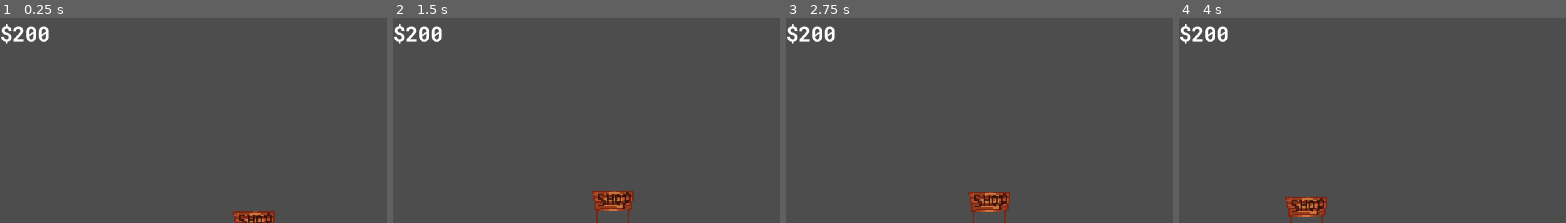
Above: before the commit, frames 1-4 (left to right).
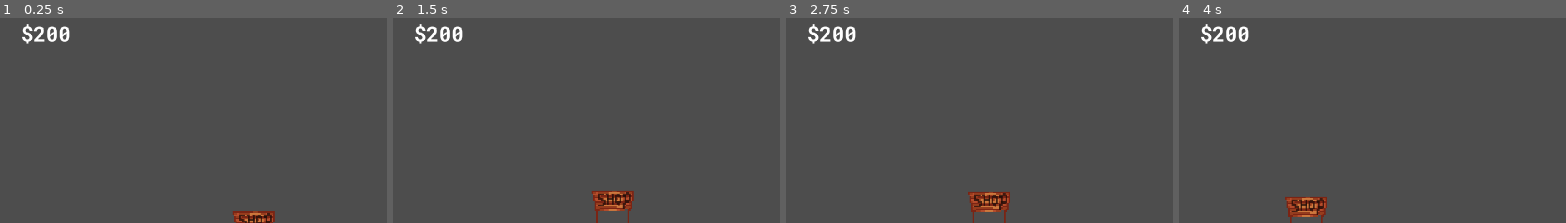
Above: after the commit, the same moments.

Repository: pranavdasan/GDC-Game-Jam-2026
Game: Godot game, scene res://levels/main.tscn
Two runs of this game, one before a commit and one after it. Both use one fixed random seed, a clock stepped at 60 frames per second and the inputs below.
Inputs:
- Up to frame 1 (0.25 s): no input
- Up to frame 2 (1.5 s): hold D (move_right) 0.53-1.28 s; hold A (move_left) from 1.28 s (still down)
- Up to frame 3 (2.75 s): release A (move_left) at 2.03 s; hold D (move_right) from 2.03 s (still down)
- Up to frame 4 (4 s): release D (move_right) at 3.53 s; hold A (move_left) from 3.53 s (still down)
The pictures show only the part of the screen within x 0-50%, y 0-50%; the shares and areas given below are measured in that part.

The runs differ from the first frame. In frame 1, 1.0% of the frame differs, in the area x 0-19%, y 2-13%; in frame 2, 1.0%; in frame 3, 1.0%; in frame 4, 1.0%.

Commit message:
Adds new ability button in hud when ability is bought

Diff:
--- /dev/null
+++ b/scenes/ability_hud_button.tscn
@@ -0,0 +1,49 @@
+[gd_scene format=3 uid="uid://btq74hoijbst6"]
+
+[ext_resource type="Texture2D" uid="uid://cgoehgjdg8xf6" path="res://assets/images/shop/abilities.png" id="1_8a0om"]
+[ext_resource type="FontFile" uid="uid://d3jf0md4t4o00" path="res://assets/fonts/RobotoMono-Regular.ttf" id="1_gv7fa"]
+[ext_resource type="StyleBox" uid="uid://drggxp8lmplme" path="res://themes/styles/button/hover.tres" id="2_u1bi0"]
+[ext_resource type="StyleBox" uid="uid://e5ppky0xtkmk" path="res://themes/styles/button/primary.tres" id="3_mt8xu"]
+[ext_resource type="StyleBox" uid="uid://5ctmtdnqerp3" path="res://themes/styles/button/pressed.tres" id="4_d1liv"]
+[ext_resource type="StyleBox" uid="uid://ihdyorkr8os8" path="res://themes/styles/panel_container/style_box_flat.tres" id="5_ry017"]
+[ext_resource type="StyleBox" uid="uid://j8321cdgqekm" path="res://themes/styles/progress_bar/background.tres" id="6_kului"]
+[ext_resource type="StyleBox" uid="uid://bssebwf2xowcb" path="res://themes/styles/progress_bar/fill.tres" id="7_tje8m"]
+[ext_resource type="FontFile" uid="uid://nroxnlbsru6q" path="res://assets/fonts/RobotoMono-Bold.ttf" id="8_ap8r6"]
+[ext_resource type="StyleBox" uid="uid://bxpuwcys0x06j" path="res://themes/styles/snow_meter/style_box_flat.tres" id="9_ho6nn"]
+
+[sub_resource type="Theme" id="Theme_n06p8"]
+Button/colors/font_color = Color(0.09320194, 0.0955437, 0.10491073, 1)
+Button/font_sizes/font_size = 20
+Button/fonts/font = ExtResource("1_gv7fa")
+Button/styles/hover = ExtResource("2_u1bi0")
+Button/styles/normal = ExtResource("3_mt8xu")
+Button/styles/pressed = ExtResource("4_d1liv")
+HBoxContainer/constants/separation = 20
+PanelContainer/styles/panel = ExtResource("5_ry017")
+ProgressBar/styles/background = ExtResource("6_kului")
+ProgressBar/styles/fill = ExtResource("7_tje8m")
+VBoxContainer/constants/separation = 20
+description_label/base_type = &"RichTextLabel"
+description_label/font_sizes/bold_font_size = 25
+description_label/font_sizes/normal_font_size = 25
+description_label/fonts/bold_font = ExtResource("8_ap8r6")
+description_label/fonts/normal_font = ExtResource("1_gv7fa")
+snow_meter/base_type = &"PanelContainer"
+snow_meter/styles/panel = ExtResource("9_ho6nn")
+title_label/base_type = &"Label"
+title_label/font_sizes/font_size = 100
+title_label/fonts/font = ExtResource("8_ap8r6")
+
+[sub_resource type="AtlasTexture" id="AtlasTexture_1dy07"]
+atlas = ExtResource("1_8a0om")
+region = Rect2(0, 0, 32, 32)
+
+[node name="ability_hud_button" type="Button" unique_id=771338579]
+custom_minimum_size = Vector2(128, 128)
+offset_right = 30.0
+offset_bottom = 20.0
+theme = SubResource("Theme_n06p8")
+action_mode = 0
+icon = SubResource("AtlasTexture_1dy07")
+icon_alignment = 1
+expand_icon = true
--- /dev/null
+++ b/scenes/ability_shop_button.tscn
@@ -0,0 +1,8 @@
+[gd_scene format=3 uid="uid://dlh87fjrkr0da"]
+
+[node name="ability_shop_button" type="Button" unique_id=1152161285]
+offset_right = 8.0
+offset_bottom = 54.0
+action_mode = 0
+text = "ability name"
+autowrap_mode = 2
--- a/scenes/hud.tscn
+++ b/scenes/hud.tscn
@@ -4,6 +4,7 @@
 [ext_resource type="Script" uid="uid://gbtdpta05jw1" path="res://scripts/hud/snobux_counter.gd" id="3_6fi6k"]
 [ext_resource type="Theme" uid="uid://bran1si2ii5s5" path="res://themes/theme.tres" id="3_047uy"]
 [ext_resource type="FontFile" uid="uid://nroxnlbsru6q" path="res://assets/fonts/RobotoMono-Bold.ttf" id="4_5pdws"]
+[ext_resource type="Script" uid="uid://0dcakajbp7i" path="res://scripts/hud/ability_hud.gd" id="5_uo2fv"]
 
 [node name="hud" type="CanvasLayer" unique_id=2064421710]
 
@@ -22,8 +23,9 @@
 
 [node name="snobux_counter" type="RichTextLabel" parent="." unique_id=1068580616]
 custom_minimum_size = Vector2(300, 0)
+offset_left = 50.0
 offset_top = 25.0
-offset_right = 300.0
+offset_right = 350.0
 offset_bottom = 92.0
 theme_override_fonts/bold_font = ExtResource("4_5pdws")
 theme_override_font_sizes/bold_font_size = 50
@@ -40,8 +42,11 @@
 anchor_right = 0.5
 anchor_bottom = 1.0
 offset_left = -960.0
-offset_top = -100.0
+offset_top = -155.0
 offset_right = 960.0
+offset_bottom = -27.0
 grow_horizontal = 2
 grow_vertical = 0
+theme_override_constants/separation = 50
 alignment = 1
+script = ExtResource("5_uo2fv")
--- a/scripts/ability.gd
+++ b/scripts/ability.gd
@@ -5,8 +5,10 @@
 var ability_name: String
 var description: String
 var price: int
+var id : int
 
-func _init(p_ability_name: String, p_description: String, p_price: int):
+func _init(p_ability_name: String, p_description: String, p_price: int, p_id):
 	ability_name = p_ability_name
 	description = p_description
 	price = p_price
+	id = p_id
--- a/scripts/global.gd
+++ b/scripts/global.gd
@@ -4,27 +4,38 @@
 	Ability.new(
 		"Dash",
 		"Allows the user to rapidly move in a certain direction at the cost of some snow",
-		50
+		10,
+		0
 	),
 	Ability.new(
 		"Snow Jetpack",
 		"Boost upwards at a high speed at the cost of some snow",
-		100
+		20,
+		1
 	),
 	Ability.new(
 		"Snow Gun",
 		"Shoots some snow towards the mouse at the cost of some snow",
-		150
+		30,
+		2
 	)
 ]
 
-var owned_abilities : Array[Ability]
+const ability_sheet_pixel_width : int = 32
+
+signal owned_abilities_added()
 
 signal snobux_changed()
 signal snow_meter_changed()
 
+var owned_abilities : Array[Ability]
+
 var snobux : int = 200
 var snow_meter : float = 0.0
+
+func add_owned_ability(ability : Ability) -> void:
+	owned_abilities.append(ability)
+	emit_signal("owned_abilities_added")
 
 func set_snobux(value : int) -> void:
 	snobux = value
--- /dev/null
+++ b/scripts/hud/ability_hud.gd
@@ -0,0 +1,29 @@
+extends HBoxContainer
+
+const ability_hud_button = preload("res://scenes/ability_hud_button.tscn")
+const ability_sheet_pixel_width : int = Global.ability_sheet_pixel_width
+
+# array of ints
+# each one corresponding to the ability ID of a created ability button
+var created_ability_button_ids : Array[int]
+
+func _ready() -> void:
+	Global.owned_abilities_added.connect(on_owned_abilities_added)
+
+func on_owned_abilities_added():
+	# creates a new button for each unowned ability
+	for ability in Global.owned_abilities:
+		#makes sure that a button for this ability id has not already been created
+		if created_ability_button_ids.find(ability.id) == -1:
+			created_ability_button_ids.append(ability.id)
+
+			var ability_button : Button = ability_hud_button.instantiate()
+			ability_button.name = ability.ability_name
+			# apparently i have to make this a unique reference
+			ability_button.icon = ability_button.icon.duplicate()
+			ability_button.icon.region.position = Vector2(
+				int(ability.id) % 8 * ability_sheet_pixel_width,
+				floor(float(ability.id) / 8) * ability_sheet_pixel_width
+			)
+
+			add_child(ability_button)
--- a/scripts/hud/snobux_counter.gd
+++ b/scripts/hud/snobux_counter.gd
@@ -7,4 +7,4 @@
 	Global.snobux_changed.connect(on_snobux_changed)
 
 func on_snobux_changed() -> void:
-	self.text = "[b]$" + str(Global.snobux)
+	text = "[b]$" + str(Global.snobux)
--- a/scripts/hud/snow_meter.gd
+++ b/scripts/hud/snow_meter.gd
@@ -7,4 +7,4 @@
 	Global.snow_meter_changed.connect(on_snow_meter_changed)
 
 func on_snow_meter_changed() -> void:
-	self.value = Global.snow_meter
+	value = Global.snow_meter
--- a/scripts/shop_menu/shop_menu.gd
+++ b/scripts/shop_menu/shop_menu.gd
@@ -1,67 +1,82 @@
 extends CanvasLayer
 
-const spriteSheetWidth : int = 32
-
-var abilities : Array[Ability] = Global.abilities
-
-var item_buttons : Array[Button] = []
+const ability_shop_button = preload("res://scenes/ability_shop_button.tscn")
+const ability_sheet_pixel_width : int = Global.ability_sheet_pixel_width
 
 @onready var buy_button : Button = $PanelContainer/HBoxContainer/VBoxContainer/PanelContainer/VBoxContainer/buy_button
 
-#ability detail nodes
+# ability detail nodes
 @onready var name_label : RichTextLabel = $PanelContainer/HBoxContainer/VBoxContainer/PanelContainer/VBoxContainer/name_label
 @onready var description_label : RichTextLabel = $PanelContainer/HBoxContainer/VBoxContainer/PanelContainer/VBoxContainer/description_label
 @onready var price_label : RichTextLabel = $PanelContainer/HBoxContainer/VBoxContainer/PanelContainer/VBoxContainer/price_label
 @onready var item_icon : TextureRect = $PanelContainer/HBoxContainer/VBoxContainer/item_icon
 
-var selected_ability_index : int
+var shop_abilities : Array[Ability]
+var selected_id : int = -1
 
-# Called when the node enters the scene tree for the first time.
+#  Called when the node enters the scene tree for the first time.
 func _ready() -> void:
-	for i in abilities.size():
-		var button : Button = Button.new()
-		button.autowrap_mode = TextServer.AUTOWRAP_WORD
-		button.name = abilities[i].ability_name
-		button.text = abilities[i].ability_name
-
-		button.pressed.connect(button_pressed.bind(i))
-
-		item_buttons.append(button)
-
+	#  creates a button for each type of ability
+	#  later i want to change this so then it's randomly generated per shop or smth
+	for ability in Global.abilities:
+		var button = ability_shop_button.instantiate()
+		button.name = ability.ability_name
+		button.text = ability.ability_name
 		$PanelContainer/HBoxContainer/Shop.add_child(button)
 
-	#default ability is set to the button w/ index 0
-	name_label.text = "[b]Ability: [/b] " + abilities[0].ability_name
-	description_label.text = "[b]Description: [/b]" + abilities[0].description
-	price_label.text = "[b]Price:[/b] $" + str(abilities[0].price)
+		button.pressed.connect(ability_button_pressed.bind(ability.id))
 
-	selected_ability_index = 0
+		shop_abilities.append(ability)
 
-	item_icon.texture.region.position = Vector2(0,0)
+	# sets default icons and details to first item
+	name_label.text = "[b]Ability: [/b] " + shop_abilities[0].ability_name
+	description_label.text = "[b]Description: [/b]" + shop_abilities[0].description
+	price_label.text = "[b]Price:[/b] $" + str(shop_abilities[0].price)
 
-func button_pressed(button_index : int):
-	name_label.text = "[b]Ability: [/b] " + abilities[button_index].ability_name
-	description_label.text = "[b]Description: [/b]" + abilities[button_index].description
-	price_label.text = "[b]Price:[/b] $" + str(abilities[button_index].price)
+	# sets ability ID for first item
+	selected_id = shop_abilities[0].id
 
-	selected_ability_index = button_index
+	# sets image for first item
+	item_icon.texture.region.position = Vector2(
+			shop_abilities[0].id % 8 * ability_sheet_pixel_width,
+			floor(float(shop_abilities[0].id) / 8) * ability_sheet_pixel_width
+		)
+	# ^^^^^^^^^^^^^^^^^
+	# x position on grid: ability_id % 8
+	# y position on grid: floor(ability_id / 8)
+	# 8 being the grid width (of the tilemap w/ ability images)
+	# if it doesn't work blame ai i asked him how to get grid coordinates from id thing
 
-	#x position on grid: button_index % 8
-	#y position on grid: floor(button_index / 8)
-	#8 being the grid width
-	item_icon.texture.region.position = Vector2(button_index % 8 * spriteSheetWidth,floor(float(button_index) / 8) * spriteSheetWidth)
+func ability_button_pressed(ability_id : int):
+	# sets details for corresponding ability
+	name_label.text = "[b]Ability: [/b] " + Global.abilities[ability_id].ability_name
+	description_label.text = "[b]Description: [/b]" + Global.abilities[ability_id].description
+	price_label.text = "[b]Price:[/b] $" + str(Global.abilities[ability_id].price)
+
+	# sets ability ID
+	selected_id = ability_id
+
+	# sets image for corresponding ability:
+	# see above for how i got these
+	item_icon.texture.region.position = Vector2(
+			ability_id % 8 * ability_sheet_pixel_width,
+			floor(float(ability_id) / 8) * ability_sheet_pixel_width
+		)
 
 func _on_buy_button_pressed() -> void:
-	var selected_ability : Ability = abilities[selected_ability_index]
+	var selected_ability : Ability = Global.abilities[selected_id]
+
+	# if user has enough snobux and doesn't already own ability
 	if Global.snobux >= selected_ability.price and Global.owned_abilities.find(selected_ability) == -1:
 		Global.set_snobux(Global.snobux - selected_ability.price)
-		Global.owned_abilities.append(selected_ability)
+		Global.add_owned_ability(selected_ability)
 
-		#so that player knows they successfully bought
+		# so that player knows they successfully bought
 		buy_button.modulate = Color.GREEN
 	else:
-		#so that player knows they did not successfully bought
+		# so that player knows they did not successfully bought
 		buy_button.modulate = Color.RED
 
 func _on_buy_button_button_up() -> void:
+	# uncolors the buy button when ability is purchased/failed to purchase
 	buy_button.modulate = Color.WHITE
--- a/themes/styles/button/hover.tres
+++ b/themes/styles/button/hover.tres
@@ -5,8 +5,4 @@
 content_margin_top = 10.0
 content_margin_right = 15.0
 content_margin_bottom = 10.0
-bg_color = Color(0.20884737, 0.2114012, 0.23693943, 1)
-corner_radius_top_left = 5
-corner_radius_top_right = 5
-corner_radius_bottom_right = 5
-corner_radius_bottom_left = 5
+bg_color = Color(0.2901961, 0.28004205, 0.27058825, 1)
--- a/themes/styles/button/pressed.tres
+++ b/themes/styles/button/pressed.tres
@@ -5,8 +5,4 @@
 content_margin_top = 10.0
 content_margin_right = 15.0
 content_margin_bottom = 10.0
-bg_color = Color(0.13595828, 0.13150328, 0.14486825, 1)
-corner_radius_top_left = 5
-corner_radius_top_right = 5
-corner_radius_bottom_right = 5
-corner_radius_bottom_left = 5
+bg_color = Color(0.14509805, 0.13884805, 0.13333334, 1)
--- a/themes/styles/button/primary.tres
+++ b/themes/styles/button/primary.tres
@@ -5,8 +5,4 @@
 content_margin_top = 10.0
 content_margin_right = 15.0
 content_margin_bottom = 10.0
-bg_color = Color(0.80231583, 0.80231583, 0.84375, 1)
-corner_radius_top_left = 5
-corner_radius_top_right = 5
-corner_radius_bottom_right = 5
-corner_radius_bottom_left = 5
+bg_color = Color(0.84, 0.814875, 0.798, 1)
--- a/themes/styles/panel_container/style_box_flat.tres
+++ b/themes/styles/panel_container/style_box_flat.tres
@@ -5,8 +5,5 @@
 content_margin_top = 40.0
 content_margin_right = 40.0
 content_margin_bottom = 40.0
-bg_color = Color(0.135, 0.135, 0.15, 0.5803922)
-corner_radius_top_left = 15
-corner_radius_top_right = 15
-corner_radius_bottom_right = 15
+bg_color = Color(0.14901961, 0.13984594, 0.13333334, 0.5803922)
 corner_radius_bottom_left = 15
--- a/themes/styles/progress_bar/background.tres
+++ b/themes/styles/progress_bar/background.tres
@@ -1,4 +1,4 @@
 [gd_resource type="StyleBoxFlat" format=3 uid="uid://j8321cdgqekm"]
 
 [resource]
-bg_color = Color(0.07464408, 0.07611175, 0.09225613, 0.30980393)
+bg_color = Color(0.09411765, 0.08422619, 0.0745098, 0.30980393)
--- a/themes/styles/tab_container/style_box_flat.tres
+++ /dev/null
@@ -1,12 +0,0 @@
-[gd_resource type="StyleBoxFlat" format=3 uid="uid://bkgydu8ies017"]
-
-[resource]
-content_margin_left = 20.0
-content_margin_top = 10.0
-content_margin_right = 20.0
-content_margin_bottom = 20.0
-bg_color = Color(0.13725491, 0.13725491, 0.14901961, 1)
-corner_radius_top_left = 10
-corner_radius_top_right = 10
-corner_radius_bottom_right = 10
-corner_radius_bottom_left = 10
--- a/themes/theme.tres
+++ b/themes/theme.tres
@@ -8,7 +8,6 @@
 [ext_resource type="StyleBox" uid="uid://j8321cdgqekm" path="res://themes/styles/progress_bar/background.tres" id="6_8gf3l"]
 [ext_resource type="StyleBox" uid="uid://bssebwf2xowcb" path="res://themes/styles/progress_bar/fill.tres" id="7_0jcxo"]
 [ext_resource type="FontFile" uid="uid://nroxnlbsru6q" path="res://assets/fonts/RobotoMono-Bold.ttf" id="7_j33s6"]
-[ext_resource type="StyleBox" uid="uid://bkgydu8ies017" path="res://themes/styles/tab_container/style_box_flat.tres" id="7_k0q7g"]
 [ext_resource type="StyleBox" uid="uid://bxpuwcys0x06j" path="res://themes/styles/snow_meter/style_box_flat.tres" id="10_nxnlh"]
 
 [resource]
@@ -22,7 +21,6 @@
 PanelContainer/styles/panel = ExtResource("3_2hrgd")
 ProgressBar/styles/background = ExtResource("6_8gf3l")
 ProgressBar/styles/fill = ExtResource("7_0jcxo")
-TabContainer/styles/panel = ExtResource("7_k0q7g")
 VBoxContainer/constants/separation = 20
 description_label/base_type = &"RichTextLabel"
 description_label/font_sizes/bold_font_size = 25
Not shown, added: scripts/hud/ability_hud.gd.uid
